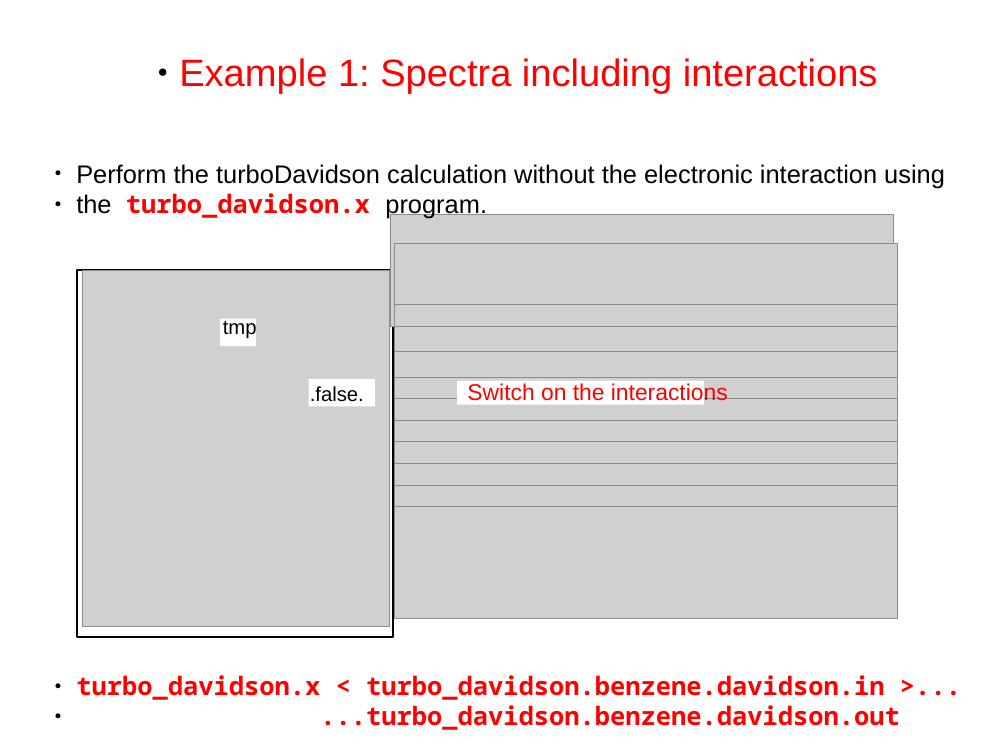
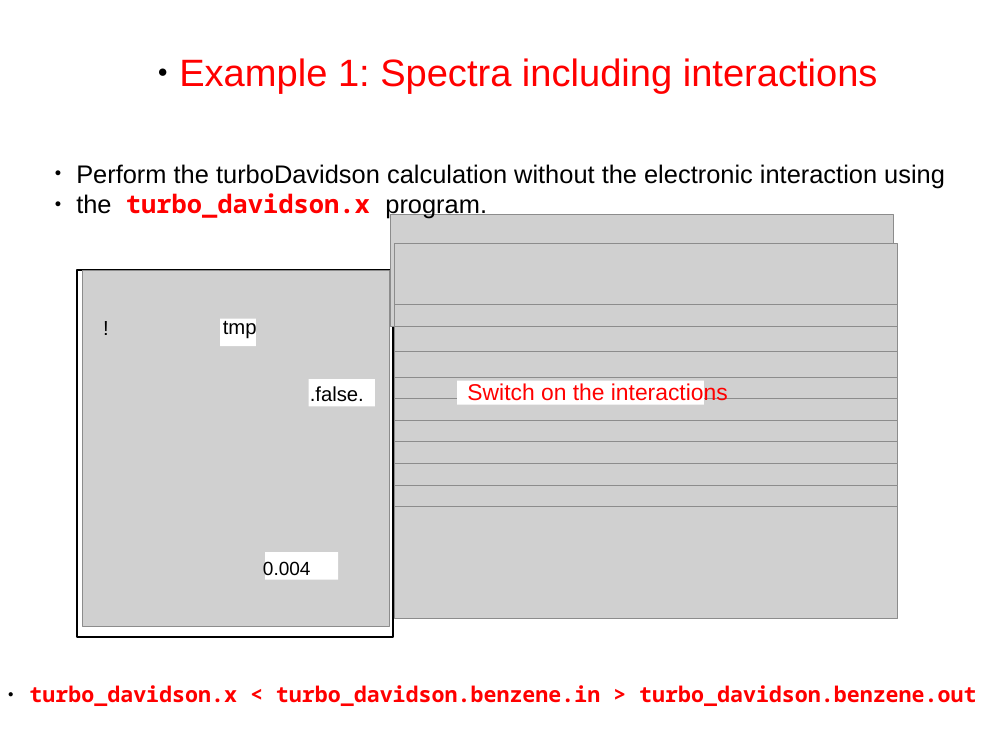
Before and after one commit to thepranab/materials-for-max-qe2021-online-school, a slide deck: slide 12 of slides.sources/handson-day6.odp. Drawn at 1008x756 pixels with LibreOffice and Linux fonts; fonts in the diff are those of the drawing; grey boxes stand for pictures. Boxes give left, top, right and bottom in pixels: in the first picture for what was removed or moved away, otherwise in the second. Text is boxed around its words. In the diff, an @@ line names an element or a change of style, - is before the commit and + after.

```diff
--- a/slides.sources/handson-day6.odp
+++ b/slides.sources/handson-day6.odp
@@ text added at (94, 311, 118, 343), 16 pt, text #000000 @@
+!
@@ text added at (263, 561, 311, 580), 15 pt, text #000000 @@
+0.004
@@ rectangle added at (265, 552, 338, 580), fill #FFFFFF @@
@@ text at (29, 685, 976, 706): text changed; size 20 to 17 pt @@
-● turbo_davidson.x < turbo_davidson.benzene.davidson.in >...
-● ...turbo_davidson.benzene.davidson.out
+● turbo_davidson.x < turbo_davidson.benzene.in > turbo_davidson.benzene.out
```
Also in this commit, not shown: 13 other slides changed, 1 slide added, 23 other files.
